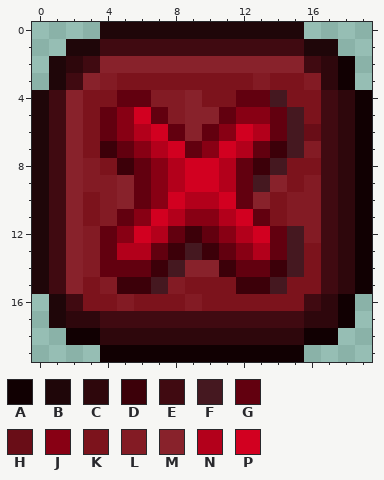
Pixel-art sprite -- ge/cancel_offer_button_hovered.png. The picture above was drawn from the file before the commit.
The file is 20x20 pixels. Colours within 5 levels of each other are drawn and written as one.
Palette (. is transparent): A #110002  B #1f0609  C #2e070c  D #3c0009  E #400a11  F #451820  G #62000f  H #690d17  J #880014  K #7c131c  L #831b24  M #88222b  N #b3001b  P #d20020
Pixels before, first column x 0:
 0 ....BBBBBBBBBBBB....
 1 ..BBEEEEEEEEEEEEBB..
 2 .BCEMMMMMMMMMMMMECA.
 3 .BEMLKKKKKKKKLKKLCA.
 4 BEMKKGGLLMKKGGFKKECA
 5 BEMKGJPGLMMGJJGFKECA
 6 BEMKGJNPGMGJPNGFHECA
 7 BEMKDGJNPGJPNGDFLECA
 8 BEMLKDGJNPPNGDFKKECA
 9 BEMLLMGJNPPNGFMKLECA
10 BEMKLMGJPNNPGMKLLECA
11 BEMKLGJPNJJNPGKLLECA
12 BEMLGJPNGDGJNPGFLECA
13 BEMLGNNGDFDGJNGFKECA
14 BEMLGGGDFMMDGGDFKECA
15 BEMKLDDFLKKKDDFKKECA
16 .BEKKLKKKLKKKKKKECA.
17 .BCCEEEEEEEEEEEECCA.
18 ..AACCCCCCCCCCCCAA..
19 ....AAAAAAAAAAAA....
The result:
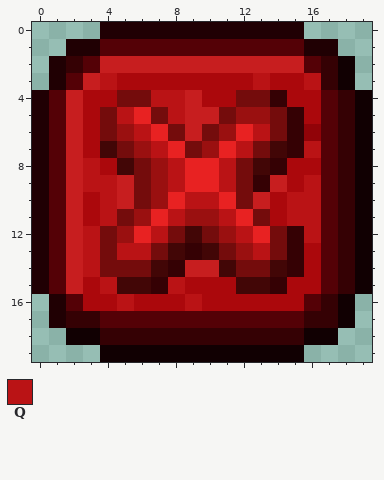
Colours new in this view: Q #ba1315
The exact change:
colour B: #1f0609 -> #200003
colour C: #2e070c -> #350104
colour D: #3c0009 -> #420606
colour E: #400a11 -> #540106
colour G: #62000f -> #740c0c
colour H: #690d17 -> #910308
colour J: #880014 -> #9a1010
colour K: #7c131c -> #ab080c
colour M: #88222b -> #c71e1f
colour P: #d20020 -> #e82222
y 3: x 4 L -> Q; x 13 L -> Q; x 16 L -> Q
y 4: x 7..8 LL -> QQ; x 14 F -> C
y 5: x 5 J -> Q; x 8 L -> Q; x 15 F -> C
y 6: x 6 N -> Q; x 13 N -> Q; x 15 F -> C
y 7: x 7 N -> Q; x 12 N -> Q; x 15..16 FL -> CQ
y 8: x 3 L -> Q; x 8 N -> Q; x 11 N -> Q; x 14 F -> C
y 9: x 3..4 LL -> QQ; x 8 N -> Q; x 11 N -> Q; x 13 F -> C; x 16 L -> Q
y 10: x 4 L -> Q; x 9..10 NN -> QQ; x 15..16 LL -> QQ
y 11: x 4 L -> Q; x 8 N -> Q; x 11 N -> Q; x 15..16 LL -> QQ
y 12: x 3 L -> Q; x 7 N -> Q; x 12 N -> Q; x 15..16 FL -> CQ
y 13: x 3 L -> Q; x 5..6 NN -> QQ; x 9 F -> C; x 13 N -> Q; x 15 F -> C
y 14: x 3 L -> Q; x 8 F -> C; x 15 F -> C
y 15: x 4 L -> Q; x 7..8 FL -> CQ; x 14 F -> C
y 16: x 5 L -> Q; x 9 L -> Q
Pixel boxes of the changes (left, top, right, bottom) in both pictures:
changed: (32, 22, 355, 345)
